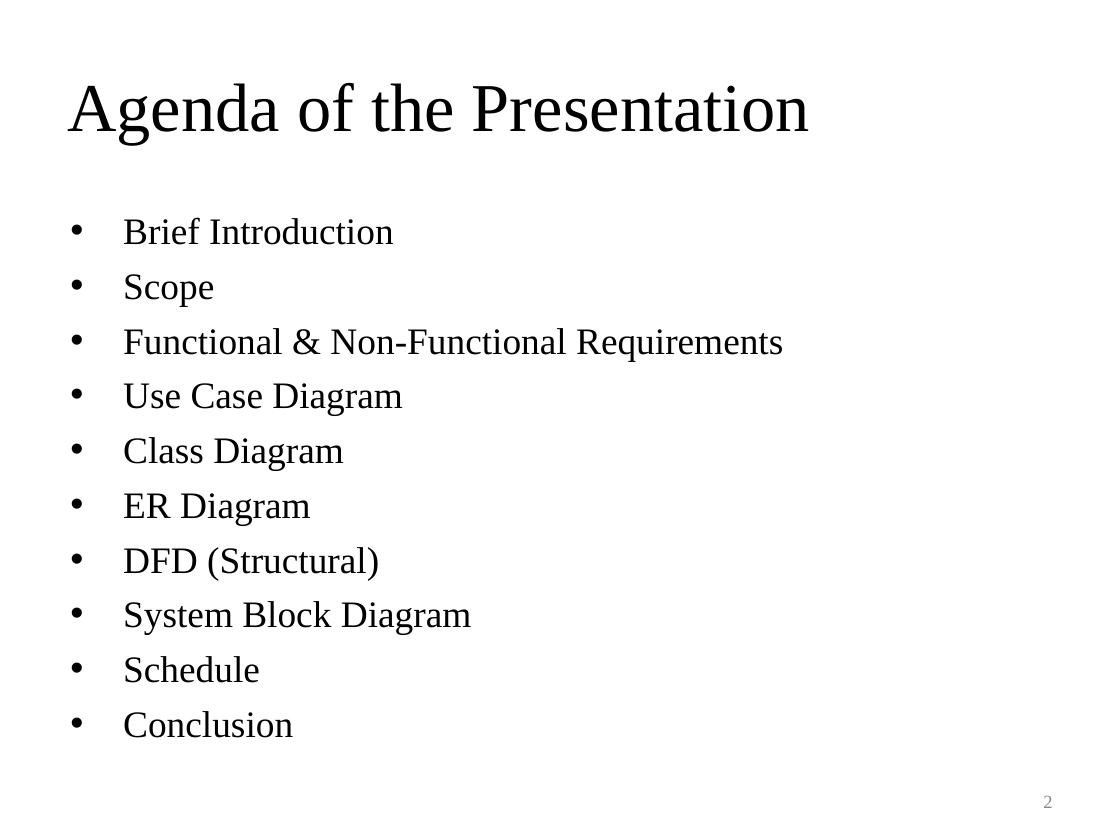
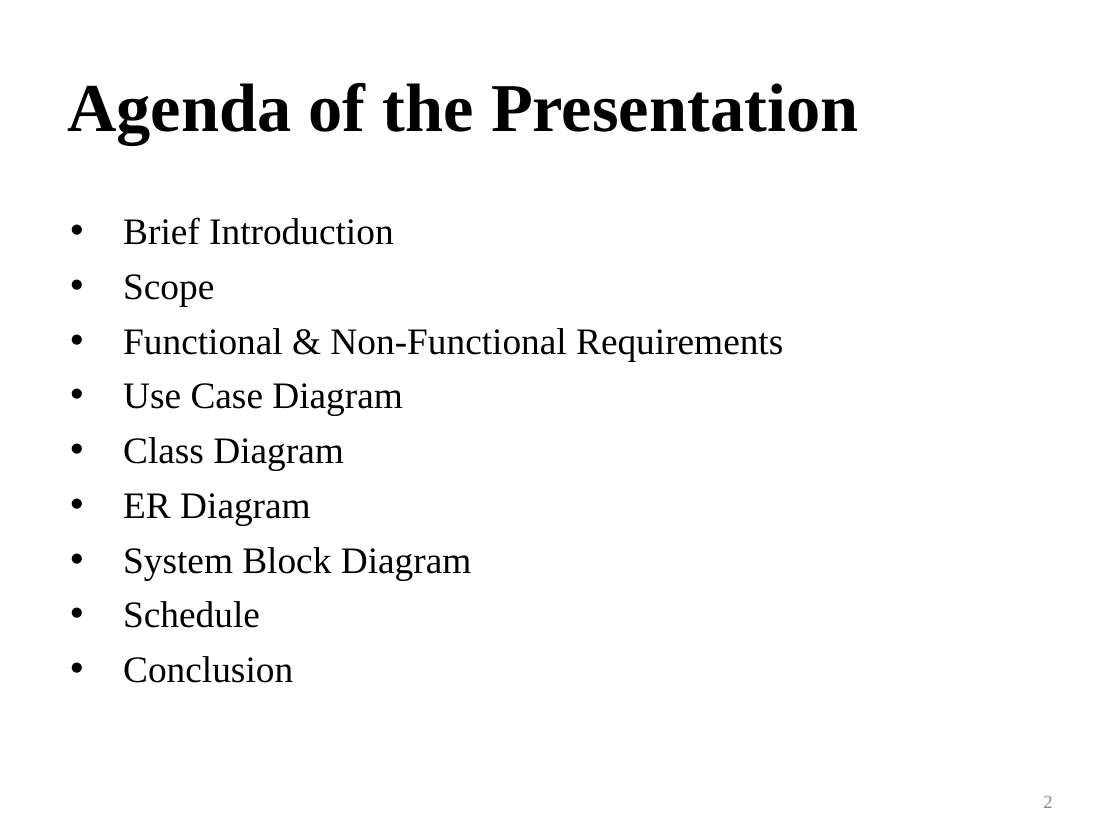
Before and after one commit to laibabintatahir/FYP-DOCS, a slide deck: slide 2 of LMS_60%.pptx. Drawn at 1120x840 pixels with LibreOffice and Linux fonts; fonts in the diff are those of the drawing. Boxes give left, top, right and bottom in pixels: in the first picture for what was removed or moved away, otherwise in the second. Text is boxed around its words. In the diff, an @@ line names an element or a change of style, - is before the commit and + after.

```diff
--- a/LMS_60%.pptx
+++ b/LMS_60%.pptx
@@ title "Agenda of the Presentation" at bbox=[67, 82, 858, 144]: bold on @@
@@ text at bbox=[123, 547, 379, 580]: paragraph removed @@
-• DFD (Structural)
```
Also in this commit, not shown: 13 other slides changed, 2 slides added, 1 slide removed, 18 other files.
